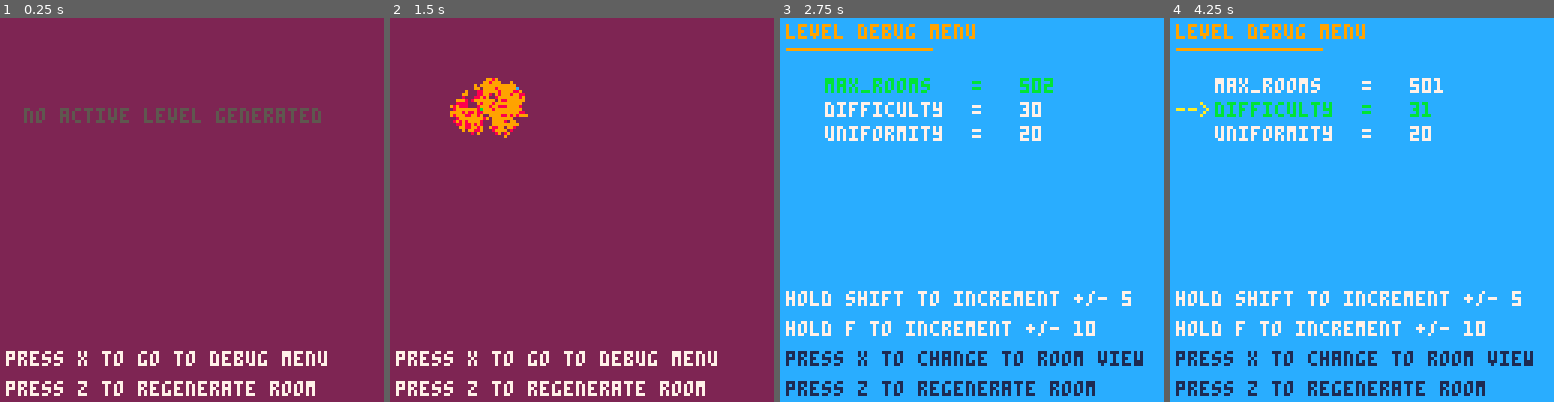
Above: before the commit, frames 1-4 (left to right).
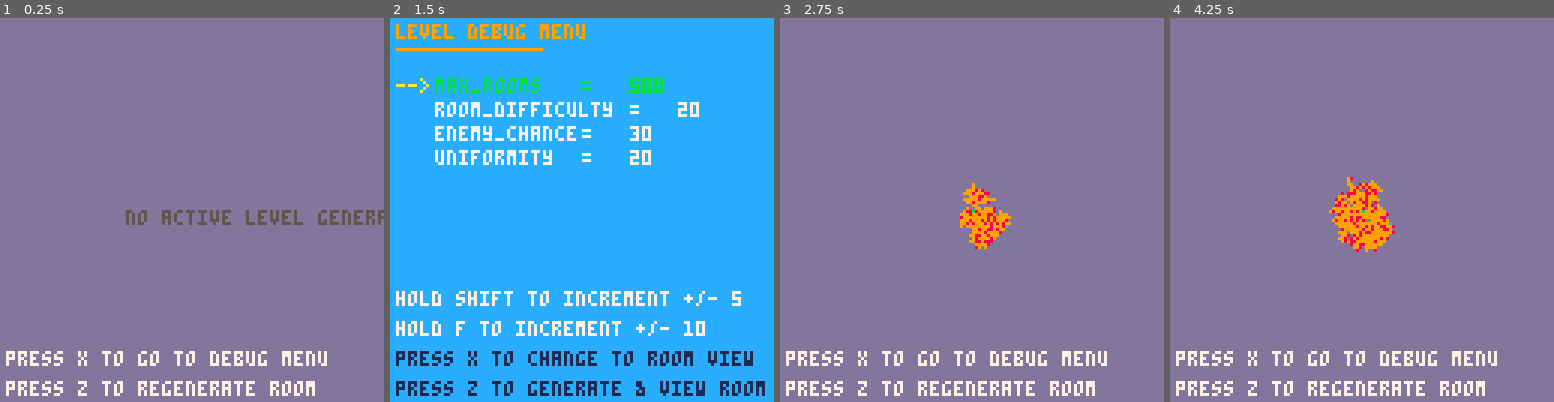
Above: after the commit, the same moments.

Repository: robertvargas-irq/gamedev-pico8-game-source
Game: PICO-8 cartridge apocalypse_couriers.p8
Two runs of this game, one before a commit and one after it. Both use one fixed random seed, a clock stepped at 60 frames per second and the inputs below.
Inputs:
- Up to frame 1 (0.25 s): no input
- Up to frame 2 (1.5 s): tap X (X key) at 0.33, 1.07 s; tap O (Z key) at 0.7 s
- Up to frame 3 (2.75 s): hold Right 1.6-2.1 s; tap O (Z key) at 1.7, 2.1, 2.5 s; tap X (X key) at 1.85 s; hold Up 2.15-2.42 s; hold Right from 2.47 s (still down)
- Up to frame 4 (4.25 s): tap O (Z key) every 0.4 s from 2.9 to 4.1 s; tap X (X key) at 2.97, 4.08 s; release Right at 3.03 s; hold Left 3.08-3.58 s; hold Down 3.63-3.97 s; hold Right from 4.02 s (still down)

The runs differ from the first frame. In frame 1, 97% of the frame differs, in the area x 0-100%, y 0-100%; in frame 2, 100%; in frame 3, 100%; in frame 4, 100%.

Commit message:
Added ability to configure new difficulty params

Diff:
--- a/scenes/debug_levels.lua
+++ b/scenes/debug_levels.lua
@@ -1,10 +1,12 @@
 -- [scene] debug_levels
 debug_levels={
     configuring=true,
+    unicolor=false,
     selection=1,
     selections={
         'max_rooms',
-        'difficulty',
+        'room_difficulty',
+        'enemy_chance',
         'uniformity'
     },
     generation_lock=false
@@ -52,6 +54,7 @@
             debug_levels.generation_lock=true
             level.generate(globals.max_rooms)
             debug_levels.generation_lock=false
+            configuring=false
         end
     end
 
@@ -66,11 +69,11 @@
 
     -- if not configuring, the program will render
     if not configuring then
-        cls(2)
-    	camera(-30,-30)
+        cls(13)
+    	camera(-64,-64)
         level.debug.printsprites()
-        print('press x to go to debug menu',-28,128-47,7)
-        print('press z to regenerate room',-28,128-37,7)
+        print('press x to go to debug menu',-62,128-81,7)
+        print('press z to regenerate room',-62,128-71,7)
         return
     end--not configuring
 
@@ -104,6 +107,6 @@
     print('hold shift to increment +/- 5',2,128-37,7)
     print('hold f to increment +/- 10',2,128-27,7)
     print('press x to change to room view',2,128-17,1)
-    print('press z to regenerate room',2,128-7,1)
+    print('press z to generate & view room',2,128-7,1)
 
 end--debug_levels._draw()
